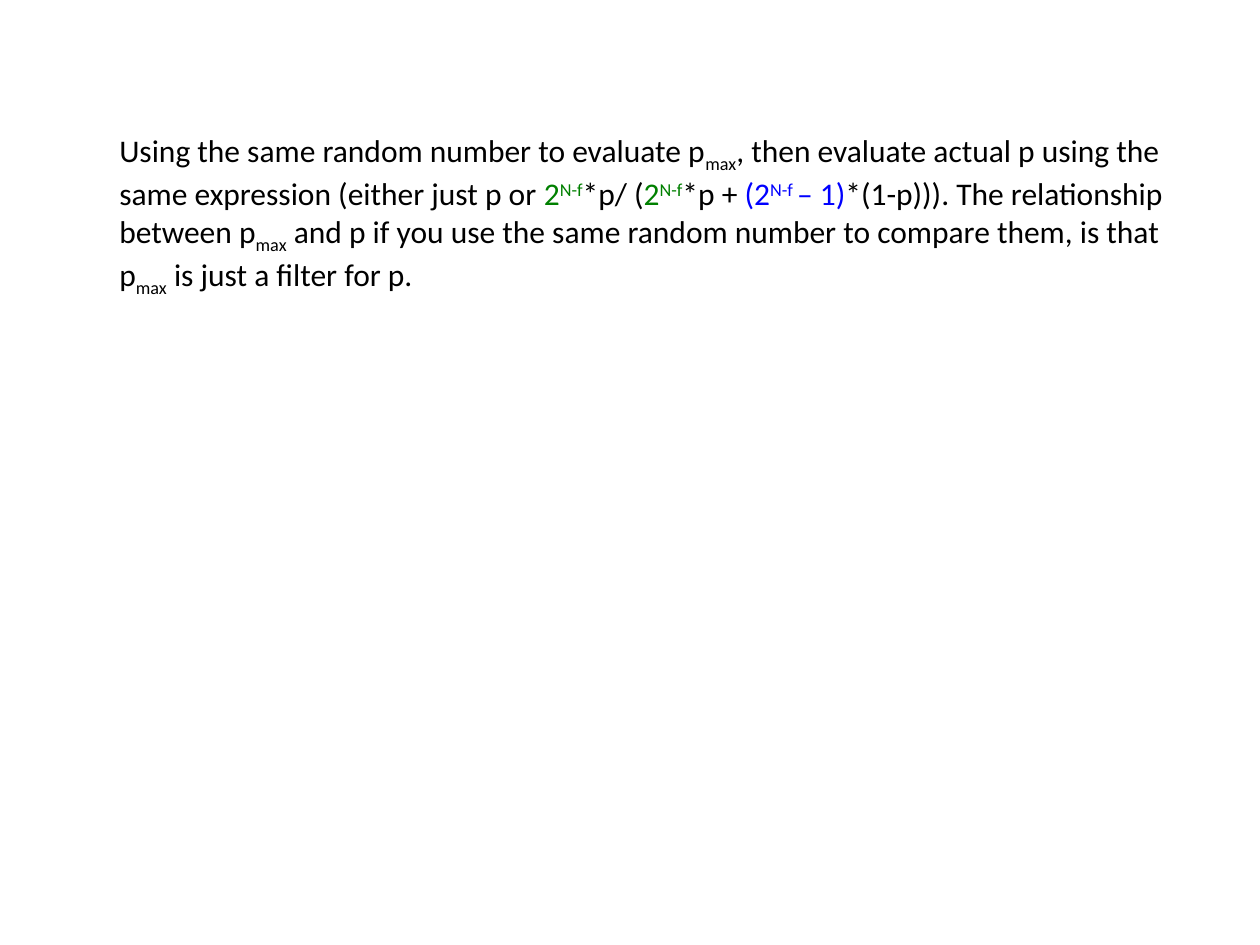
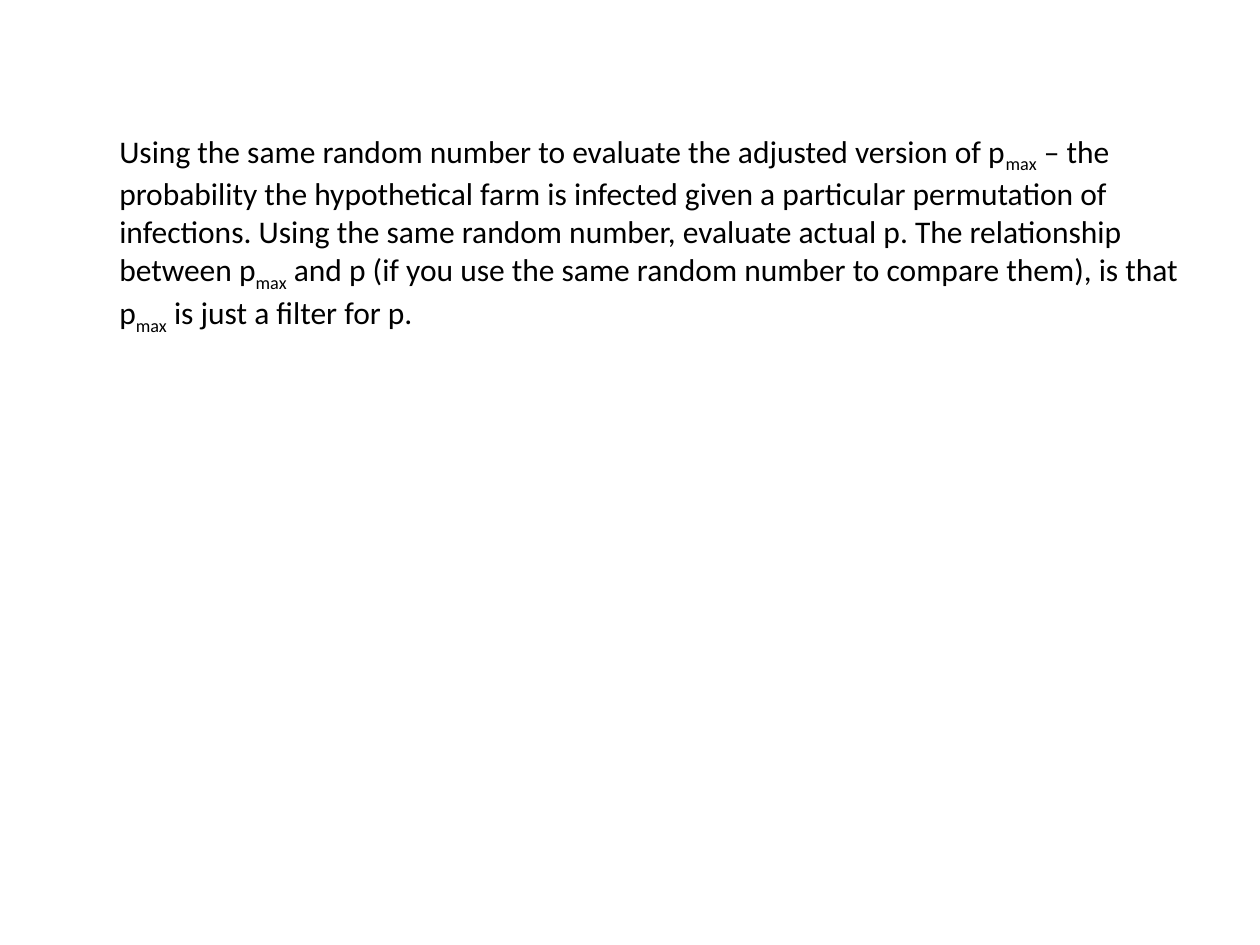
Before and after one commit to webblabb/usdosr, a slide deck: slide 35 of Schematics.pptx. Drawn at 1260x945 pixels with LibreOffice and Linux fonts; fonts in the diff are those of the drawing. Boxes give left, top, right and bottom in pixels: in the first picture for what was removed or moved away, otherwise in the second. Text is boxed around its words. In the diff, an @@ line names an element or a change of style, - is before the commit and + after.

```diff
--- a/Schematics.pptx
+++ b/Schematics.pptx
@@ text at (119, 141, 1177, 330): text changed @@
-Using the same random number to evaluate pmax, then evaluate actual p using the same expression (either just p or 2N-f*p/ (2N-f*p + (2N-f – 1)*(1-p))). The relationship between pmax and p if you use the same random number to compare them, is that pmax is just a filter for p.
+Using the same random number to evaluate the adjusted version of pmax – the probability the hypothetical farm is infected given a particular permutation of infections. Using the same random number, evaluate actual p. The relationship between pmax and p (if you use the same random number to compare them), is that pmax is just a filter for p.
```
Also in this commit, not shown: 2 other slides changed, 1 slide removed, 10 other files.
